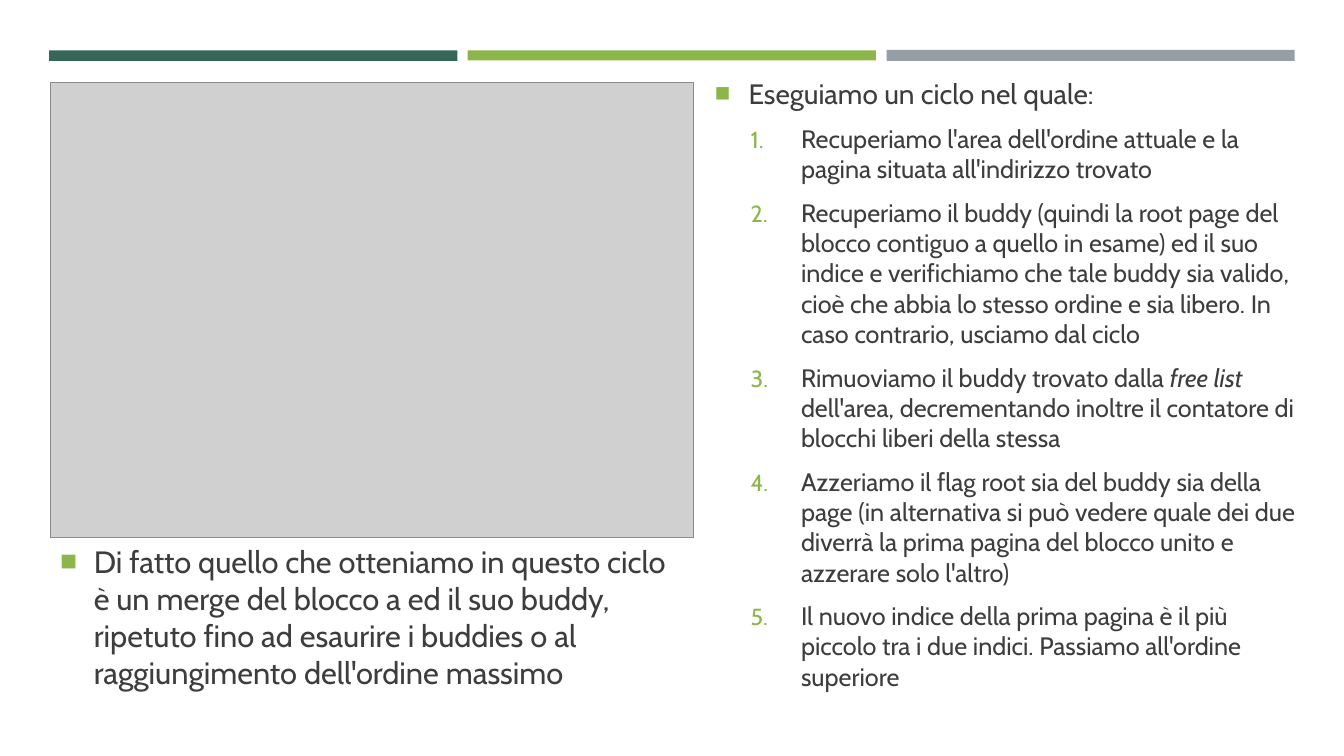
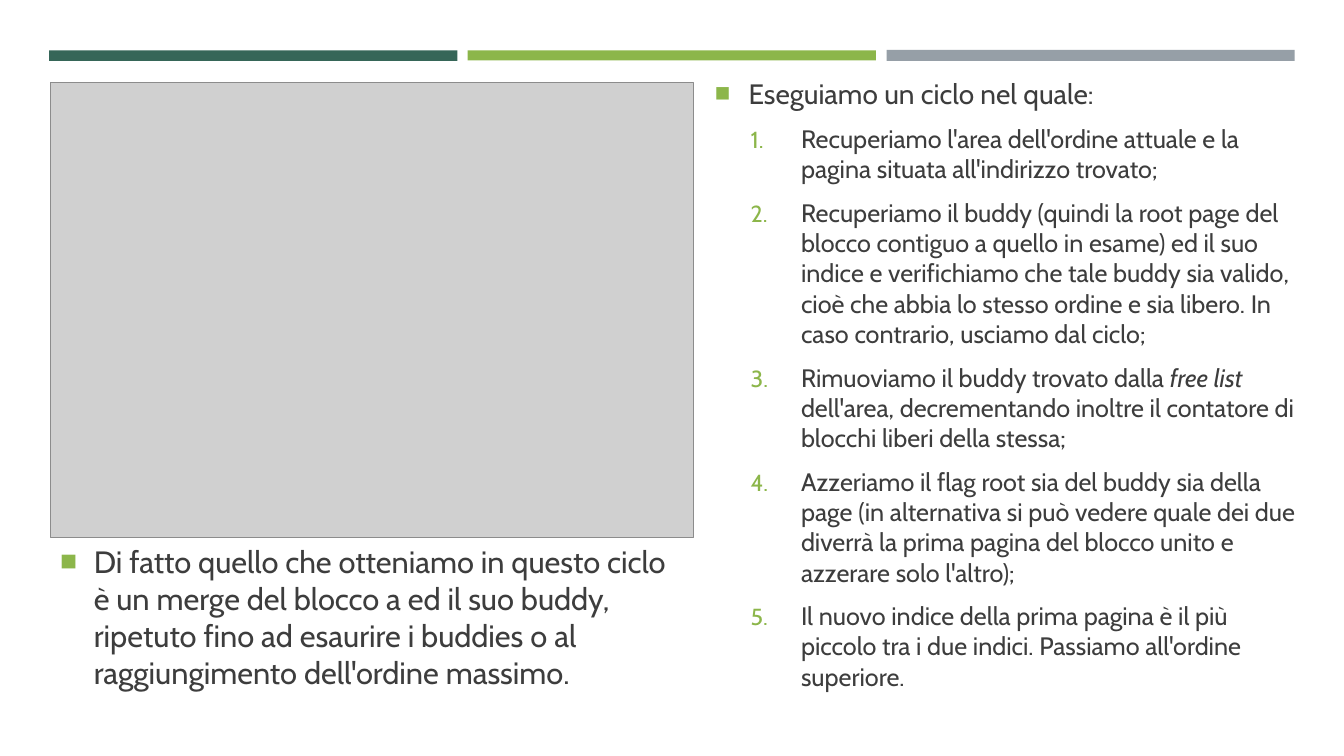
Before and after one commit to ProgrammazioneDiSistema2023-IA-ZZ/Group04, a slide deck: slide 18 of MentOS - Implementazione Buddy System.pptx. Drawn at 1344x756 pixels with LibreOffice and Linux fonts; fonts in the diff are those of the drawing; grey boxes stand for pictures. Boxes give left, top, right and bottom in pixels: in the first picture for what was removed or moved away, otherwise in the second. Text is boxed around its words. In the diff, an @@ line names an element or a change of style, - is before the commit and + after.

```diff
--- a/MentOS - Implementazione Buddy System.pptx
+++ b/MentOS - Implementazione Buddy System.pptx
@@ text at [801,129,1295,692]: text changed @@
-  1. Recuperiamo l'area dell'ordine attuale e la pagina situata all'indirizzo trovato
-  2. Recuperiamo il buddy (quindi la root page del blocco contiguo a quello in esame) ed il suo indice e verifichiamo che tale buddy sia valido, cioè che abbia lo stesso ordine e sia libero. In caso contrario, usciamo dal ciclo
-  3. Rimuoviamo il buddy trovato dalla free list dell'area, decrementando inoltre il contatore di blocchi liberi della stessa
-  4. Azzeriamo il flag root sia del buddy sia della page (in alternativa si può vedere quale dei due diverrà la prima pagina del blocco unito e azzerare solo l'altro)
-  5. Il nuovo indice della prima pagina è il più piccolo tra i due indici. Passiamo all'ordine superiore
+  1. Recuperiamo l'area dell'ordine attuale e la pagina situata all'indirizzo trovato;
+  2. Recuperiamo il buddy (quindi la root page del blocco contiguo a quello in esame) ed il suo indice e verifichiamo che tale buddy sia valido, cioè che abbia lo stesso ordine e sia libero. In caso contrario, usciamo dal ciclo;
+  3. Rimuoviamo il buddy trovato dalla free list dell'area, decrementando inoltre il contatore di blocchi liberi della stessa;
+  4. Azzeriamo il flag root sia del buddy sia della page (in alternativa si può vedere quale dei due diverrà la prima pagina del blocco unito e azzerare solo l'altro);
+  5. Il nuovo indice della prima pagina è il più piccolo tra i due indici. Passiamo all'ordine superiore.
@@ text at [94,550,665,691]: text changed @@
-■ Di fatto quello che otteniamo in questo ciclo è un merge del blocco a ed il suo buddy, ripetuto fino ad esaurire i buddies o al raggiungimento dell'ordine massimo
+■ Di fatto quello che otteniamo in questo ciclo è un merge del blocco a ed il suo buddy, ripetuto fino ad esaurire i buddies o al raggiungimento dell'ordine massimo.
```
Also in this commit, not shown: 14 other slides changed, 9 other files.
